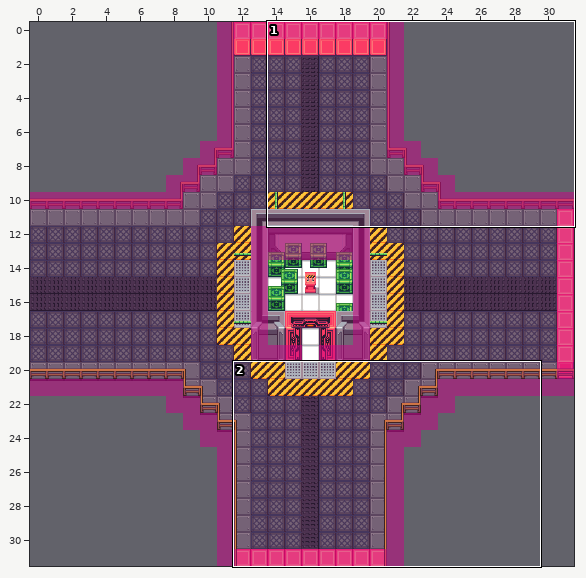
Tiled map (JSON): levels/challenge-questions/maps/default.json. The picture above shows the old version from afar; the outline marks the close-up.
Close-up. Old version:
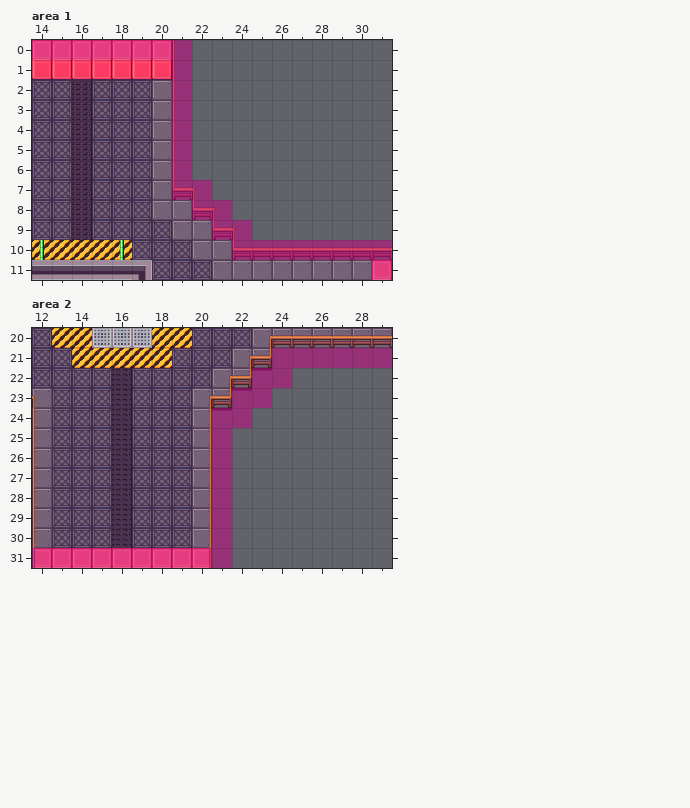
Cells are 24x24 px. Shown: area 1 x 14..31, y 0..11; area 2 x 12..29, y 20..31. The commit also changed other parts of the map, which this record leaves out.
And afterwards:
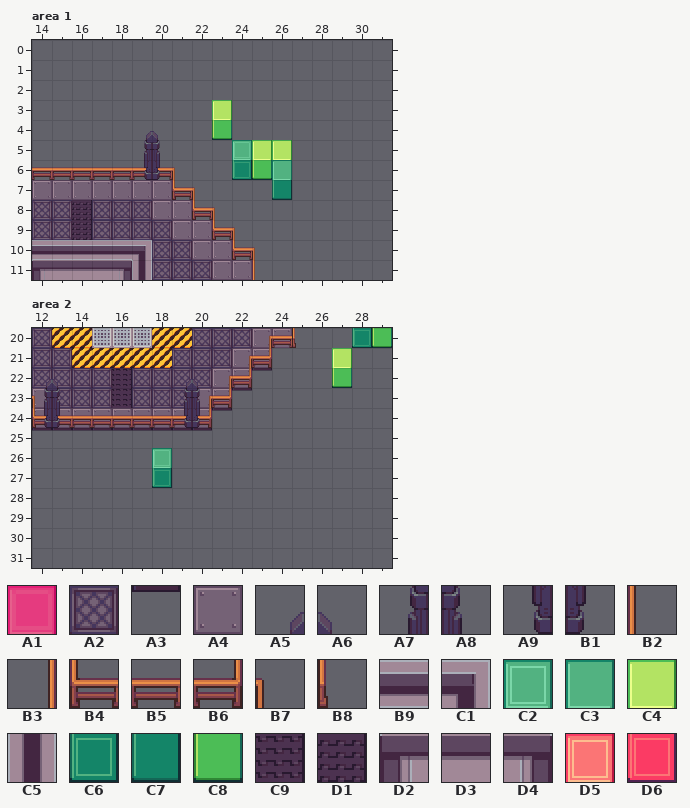
Key: from "TwilioQuestTileset": A1 0, A2 1407, A3 1507, A4 1900, A5 2027, A6 2030, A7 2127, A8 2130, A9 2227, B1 2230, B2 3000, B3 3002, B4 3100, B5 3101, B6 3102, B7 3302, B8 3303, B9 3411, C1 3412, C2 3436, C3 3438, C4 3439, C5 3510, C6 3536, C7 3538, C8 3539, C9 3553, D1 3654, D2 3710, D3 3711, D4 3712, D5 5060, D6 5160.
__ is an empty cell.
Tiles replaced or removed in this view: A1, A2, A4, B2, B3, B5, B9, C1, C9, D1, D5, D6.
See-through tiles are keyed as they look on the map.
Difference:
Changed rows in their new state; .. is an unchanged cell.
Layer "Base", area 1:
first column x 14:
 0 __ __ __ __ __ __
 1 __ __ __ __ __ __
 2 __ __ __ __ __ __
 3 __ __ __ __ __ __
 4 __ __ __ __ __ __
 5 __ __ __ __ __ __
 6 __ __ __ __ __ __
 7 A4 A4 A4 A4 A4 A4
Layer "Decoration", area 1:
first column x 14:
 0 __ __ __ __ __ __ __ .. .. .. .. .. .. .. .. .. .. ..
 1 __ __ __ __ __ __ __ .. .. .. .. .. .. .. .. .. .. ..
 2 .. .. .. .. .. .. __ .. .. .. .. .. .. .. .. .. .. ..
 3 .. .. .. .. .. .. __ .. .. C4 .. .. .. .. .. .. .. ..
 4 .. .. .. .. .. .. __ .. .. C8 .. .. .. .. .. .. .. ..
 5 .. .. .. .. .. .. __ .. .. .. C2 C4 C4 .. .. .. .. ..
 6 B5 B5 B5 B5 B5 B5 B5 B7 .. .. C6 C8 C3 .. .. .. .. ..
 7 .. .. .. .. .. .. .. .. .. .. .. .. C7 .. .. .. .. ..
10 .. .. .. .. .. .. .. .. .. .. .. B7 .. .. .. .. .. ..
11 .. .. .. .. .. .. .. .. .. .. .. B2 __ __ __ __ __ __
Layer "Decoration 2", area 1:
first column x 19:
 0 .. .. __
 1 .. .. __
 2 .. .. __
 3 .. .. __
 4 A5 A6 __
 5 A7 A8 __
 6 A9 B1 __
first column x 25:
10 __ __ __ __ __ __ __
Layer "Top", area 1:
first column x 14:
10 B9 B9 B9 B9 B9 C1
11 D2 D3 D3 D3 D4 C5
Layer "Collision" (now hidden), area 1:
first column x 14:
 0 __ __ __ __ __ __ __ __ .. .. .. .. .. .. .. .. .. ..
 1 .. .. .. .. .. .. .. __ .. .. .. .. .. .. .. .. .. ..
 2 .. .. .. .. .. .. .. __ .. .. .. .. .. .. .. .. .. ..
 3 .. .. .. .. .. .. .. __ .. .. .. .. .. .. .. .. .. ..
 4 .. .. .. .. .. .. .. __ .. .. .. .. .. .. .. .. .. ..
 5 .. .. .. .. .. .. .. __ .. .. .. .. .. .. .. .. .. ..
 6 .. .. .. .. .. .. .. __ .. .. .. .. .. .. .. .. .. ..
 7 .. .. .. .. .. .. .. __ __ .. .. .. .. .. .. .. .. ..
 8 .. .. .. .. .. .. .. .. __ __ .. .. .. .. .. .. .. ..
 9 .. .. .. .. .. .. .. .. .. __ __ .. .. .. .. .. .. ..
10 .. .. .. .. .. .. .. .. .. .. __ __ __ __ __ __ __ __
11 .. .. .. .. .. .. .. .. .. .. .. .. .. .. .. .. .. __
Layer "Base", area 2:
first column x 25:
20 __ __ __
first column x 13:
24 A4 A4 A4 A4 A4 A4 A4
25 __ __ __ __ __ __ __
26 __ __ __ __ __ __ __
27 __ __ __ __ __ __ __
28 __ __ __ __ __ __ __
29 __ __ __ __ __ __ __
30 __ __ __ __ __ __ __
31 __ __ __ __ __ __ __
Layer "Decoration", area 2:
first column x 12:
20 .. .. .. .. .. .. .. .. .. .. .. .. .. B8 __ __ C6 C8
21 .. .. .. .. .. .. .. .. .. .. .. .. .. .. .. C4 .. ..
22 .. .. .. .. .. .. .. .. .. .. .. .. .. .. .. C8 .. ..
25 A3 A3 A3 A3 A3 A3 A3 A3 A3 .. .. .. .. .. .. .. .. ..
26 __ .. .. .. .. .. C2 .. __ .. .. .. .. .. .. .. .. ..
27 __ .. .. .. .. .. C6 .. __ .. .. .. .. .. .. .. .. ..
28 __ .. .. .. .. .. .. .. __ .. .. .. .. .. .. .. .. ..
29 __ .. .. .. .. .. .. .. __ .. .. .. .. .. .. .. .. ..
30 __ .. .. .. .. .. .. .. __ .. .. .. .. .. .. .. .. ..
31 __ __ __ __ __ __ __ __ __ .. .. .. .. .. .. .. .. ..
Layer "Top", area 2:
first column x 25:
20 __ __ __ __ __
first column x 12:
24 B4 B5 B5 B5 B5 B5 B5 B5 B6
25 __ .. .. .. .. .. .. .. __
26 __ .. .. .. .. .. .. .. __
27 __ .. .. .. .. .. .. .. __
28 __ .. .. .. .. .. .. .. __
29 __ .. .. .. .. .. .. .. __
30 __ .. .. .. .. .. .. .. __
31 __ .. .. .. .. .. .. .. __
Layer "Top 2", area 2:
first column x 12:
22 A5 A6 .. .. .. .. .. A5 A6
23 A7 A8 .. .. .. .. .. A7 A8
24 A9 B1 .. .. .. .. .. A9 B1
Layer "Collision" (now hidden), area 2:
first column x 12:
21 .. .. .. .. .. .. .. .. .. .. .. .. __ __ __ __ __ __
22 .. .. .. .. .. .. .. .. .. .. .. __ __ .. .. .. .. ..
23 .. .. .. .. .. .. .. .. .. .. __ __ .. .. .. .. .. ..
24 .. .. .. .. .. .. .. .. .. __ __ .. .. .. .. .. .. ..
25 .. .. .. .. .. .. .. .. .. __ .. .. .. .. .. .. .. ..
26 .. .. .. .. .. .. .. .. .. __ .. .. .. .. .. .. .. ..
27 .. .. .. .. .. .. .. .. .. __ .. .. .. .. .. .. .. ..
28 .. .. .. .. .. .. .. .. .. __ .. .. .. .. .. .. .. ..
29 .. .. .. .. .. .. .. .. .. __ .. .. .. .. .. .. .. ..
30 .. .. .. .. .. .. .. .. .. __ .. .. .. .. .. .. .. ..
31 __ __ __ __ __ __ __ __ __ __ .. .. .. .. .. .. .. ..
Boxes around the changes in both close-ups, in picture pixels (x1, y1, x2, y2):
changed: (32, 40, 392, 280)
changed: (32, 328, 392, 568)
